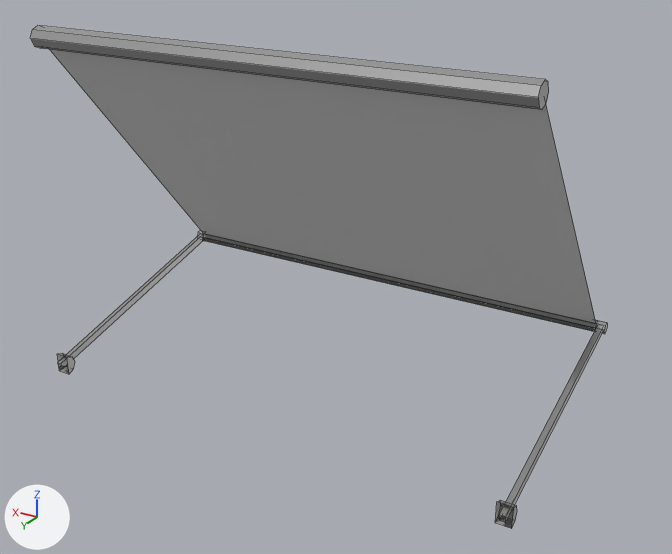
What one commit did to the OBJ model game/sources/meshes/geometry/meshes/wall_props_e.obj.
Before and after are seen from a 50 mm camera at (-1.84, 2.5, 0.56) aimed at (-0.03, -0.52, -0.95). The lights are fixed; the arrows at lower left show +X, +Y and +Z. The picture after the commit comes second. Mesh edges are drawn as thin lines. Where no turn or scale is listed for an object, it has been applied to the vertices. Vertices at exactly the same position are counted once.

Names of what the first picture shows: 'wall_props_e'.
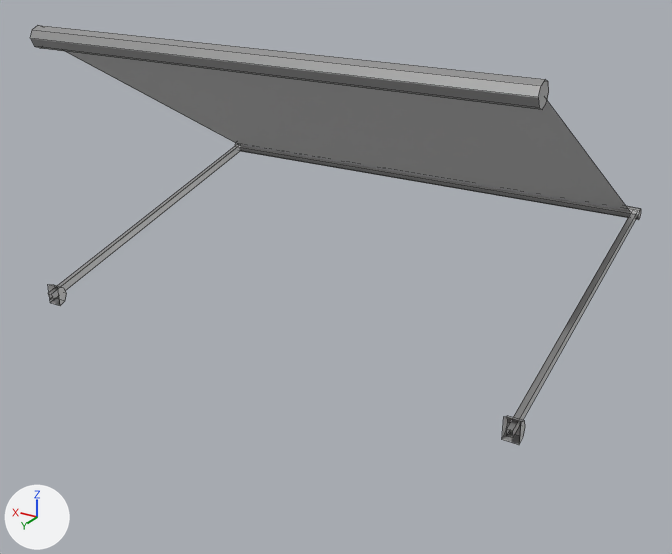
Commit message: fix wall props e

Changed parts and their boxes (x1, y1, x2, y2) in the pictures (672 x 554 px; the box of a moved part takes in the faces that stretch with it):
'wall_props_e', reshaped (17% shorter)
    before: (31, 25, 608, 529)
    after: (31, 25, 641, 445)
part 1 of me_wall_props_e, moved or reshaped
    before: (499, 326, 602, 522)
    after: (506, 212, 636, 438)
part 2 of me_wall_props_e, moved or reshaped
    before: (495, 500, 517, 529)
    after: (502, 416, 525, 445)
part 3 of me_wall_props_e, added
    after: (235, 143, 641, 220)
part 4 of me_wall_props_e, moved or reshaped
    before: (57, 235, 203, 369)
    after: (48, 145, 240, 300)
part 5 of me_wall_props_e, moved or reshaped
    before: (57, 353, 75, 374)
    after: (48, 284, 67, 306)
part 6 of me_wall_props_e, deleted
    before: (205, 236, 608, 334)
part 7 of me_wall_props_e, deleted
    before: (197, 231, 597, 331)
part 8 of me_wall_props_e, moved or reshaped
    before: (50, 50, 596, 323)
    after: (65, 51, 629, 211)

What changed in the scene script:
```text
Change me_wall_props_e:
    used by ob_wall_props_e; location = (0.0, 0.0, 0.0)
    verts and faces of me_wall_props_e; kept vertices keep their numbers, new ones are numbered from 88
    before: 18 (1.0, -0.96, -1.11), 19 (-1.0, -0.96, -1.11)
    remove me_wall_props_e.from_pydata(...)  # 88 vertices, 49 faces; spans x -1.05..1.05, y -0.98..0.06, z -1.43..0.04
    add me_wall_props_e.from_pydata(...)  # 72 vertices, 41 faces; spans x -1.05..1.05, y -1.32..0.06, z -1.1..0.04
    me_wall_props_e part 1: the loose piece of 8 vertices spanning x -1.03..-1.01, y -0.95..0.06, z -1.4..-1.1 is scaled about its middle by (1, 1.34, 1.21), then moved by (0.0, -0.17, 0.36)
    me_wall_props_e part 2: the loose piece of 10 vertices spanning x -1.05..-0.99, y 0.0..0.04, z -1.43..-1.34 is moved by (0.0, 0.0, 0.33)
    me_wall_props_e part 3: a new loose piece, an 8-sided cylinder along x spanning x -1.037..1.034, y -1.318..-1.27, z -0.751..-0.703, in mat_metal (grey #b0b0b0)
    me_wall_props_e part 4: the loose piece of 8 vertices spanning x 1.01..1.03, y -0.95..0.06, z -1.4..-1.1 is scaled about its middle by (1, 1.34, 1.21), then moved by (0.0, -0.17, 0.36)
    me_wall_props_e part 5: the loose piece of 10 vertices spanning x 0.99..1.05, y 0.0..0.04, z -1.43..-1.34 is moved by (0.0, 0.0, 0.33)
    me_wall_props_e part 6: the loose piece of 16 vertices spanning x -1.04..1.0, y -0.98..-0.93, z -1.14..-1.09 is deleted
    me_wall_props_e part 7: the loose piece of 16 vertices spanning x -1.0..1.04, y -0.98..-0.93, z -1.14..-1.09 is deleted
    me_wall_props_e part 8
    add verts[18] = (1.0, -1.29, -0.73)  # moved
    add verts[19] = (-1.0, -1.29, -0.73)  # moved
```
